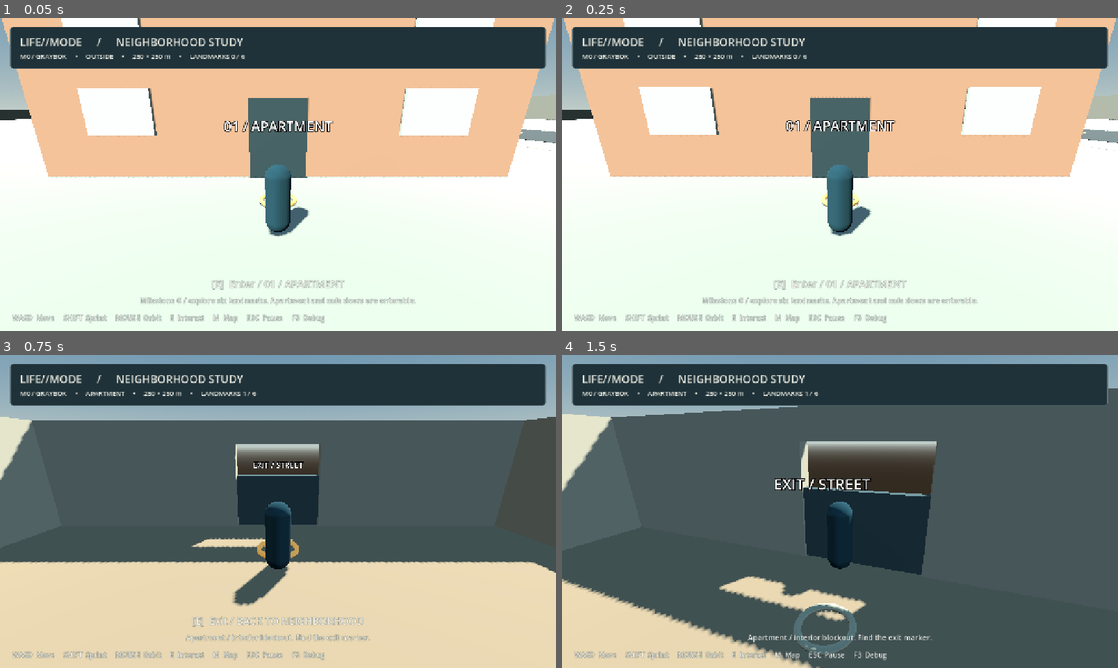
Above: before the commit, frames 1-4 (two rows, left to right).
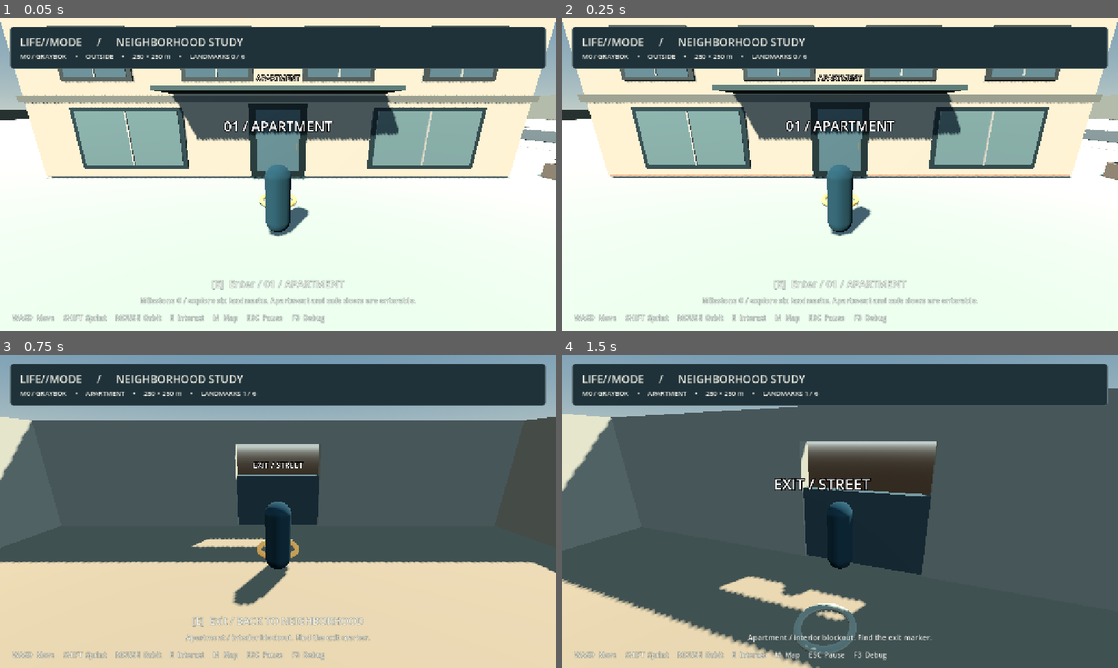
Above: after the commit, the same moments.

Repository: GarciJac000/Life-Simultor-
Game: Godot game, scene res://scenes/boot.tscn
Same seed, same stepped clock (60 frames per second), same inputs: the game is played once before the commit and once after it.
Inputs (mouse positions are in pixels of both pictures, inside the frame that each line leads up to):
- Up to frame 1 (0.05 s): no input
- Up to frame 2 (0.25 s): no input
- Up to frame 3 (0.75 s): tap Enter at 0.5 s; move the mouse to (305, 511) at 0.52 s; hold W (move_forward) from 0.53 s (still down); hold E (interact) from 0.53 s (still down)
- Up to frame 4 (1.5 s): keep holding W (move_forward); move the mouse to (812, 511) at 1.27 s; release E (interact) at 1.28 s; tap Shift (sprint) at 1.35 s

The runs differ from the first frame. In frame 1, 33% of the frame differs, in the area x 0-100%, y 0-52%; in frame 2, 33%; in frame 3, nothing differs; in frame 4, nothing differs.

Commit message:
Apply semi-realistic visual polish to neighborhood.gd

Diff:
--- a/life-mode/scripts/world/neighborhood.gd
+++ b/life-mode/scripts/world/neighborhood.gd
@@ -49,6 +49,7 @@
   for z in [-94, 92]:
    Blockout.box(self, Vector3(x, 4, z), Vector3(18, 8, 16), Color("9b9d95"))
  Blockout.sign_text(self, Vector3(0, 7, -110), "LIFE//MODE  /  NORTH DISTRICT", 64)
+ VisualPolish.decorate_neighborhood(self, LOCATIONS)
 
 func build_courtyard(at: Vector3, color: Color, park: bool) -> void:
  Blockout.box(self, at + Vector3(0, 0.03, 0), Vector3(28, 0.04, 28), color, false)
